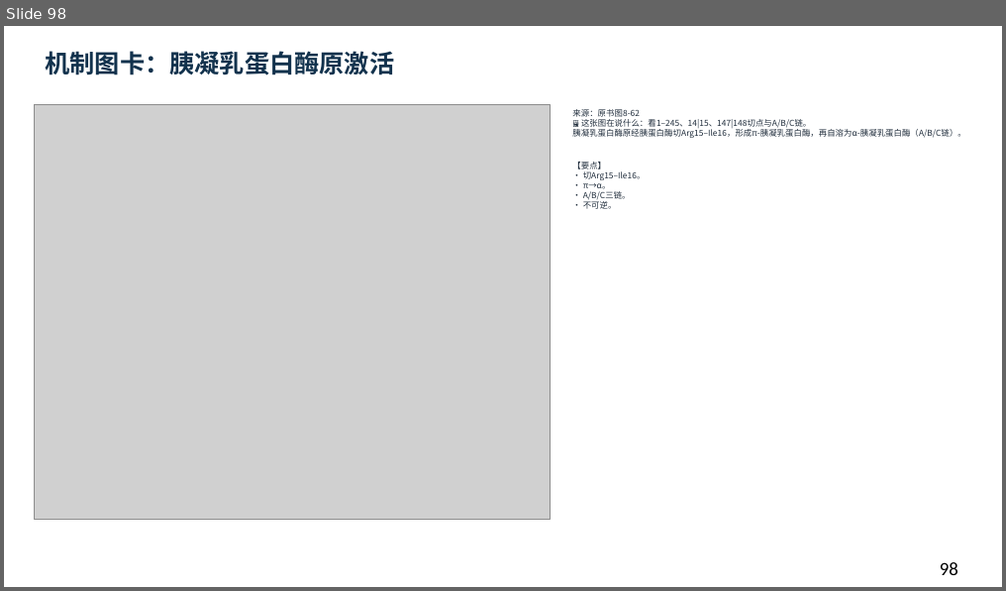
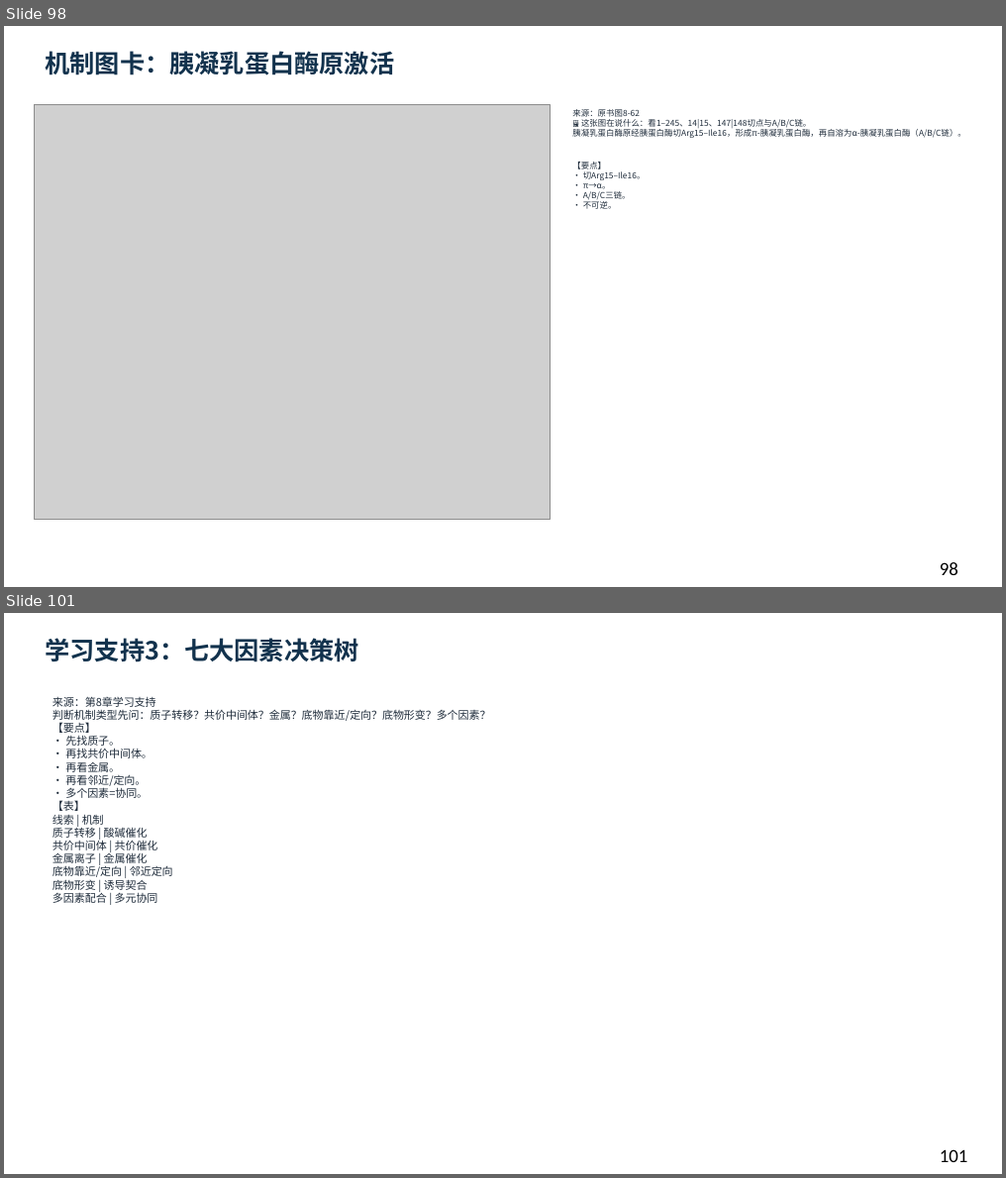
Before and after one commit to newkan-li/Biochemistry, a slide deck: downloads/bc08-ai-style.pptx. Shown one above the other, each under a label of ours: slide 98 before the commit, slides 98 and 101 after it; the slides between them are not shown. The pictures are 1006x591 and 1006x1178 pixels, drawn with LibreOffice and Linux fonts; fonts in the diff are those of the drawing; grey boxes stand for pictures. Boxes give left, top, right and bottom in pixels: in the first picture for what was removed or moved away, otherwise in the second. Text is boxed around its words. In the diff, an @@ line names an element or a change of style, - is before the commit and + after.

```diff
--- a/downloads/bc08-ai-style.pptx
+++ b/downloads/bc08-ai-style.pptx
@@ slide 101 added at (4, 613, 1002, 1174), background #FFFFFF @@
@@ text added at (45, 638, 358, 663), 24 pt, text #12324D, bold @@
+学习支持3：七大因素决策树
@@ text added at (53, 696, 491, 903), 10.5 pt, text #202D3C @@
+来源：第8章学习支持
+判断机制类型先问：质子转移？共价中间体？金属？底物靠近/定向？底物形变？多个因素？
+【要点】
+• 先找质子。
+• 再找共价中间体。
+• 再看金属。
+• 再看邻近/定向。
+• 多个因素=协同。
+【表】
+线索 | 机制
+质子转移 | 酸碱催化
+共价中间体 | 共价催化
+金属离子 | 金属催化
+底物靠近/定向 | 邻近定向
+底物形变 | 诱导契合
+多因素配合 | 多元协同
@@ text added at (940, 1150, 968, 1162), 18 pt, text #000000 @@
+101
```
Also in this commit, not shown: 1 slide changed, 8 other slides added, 6 other files.
